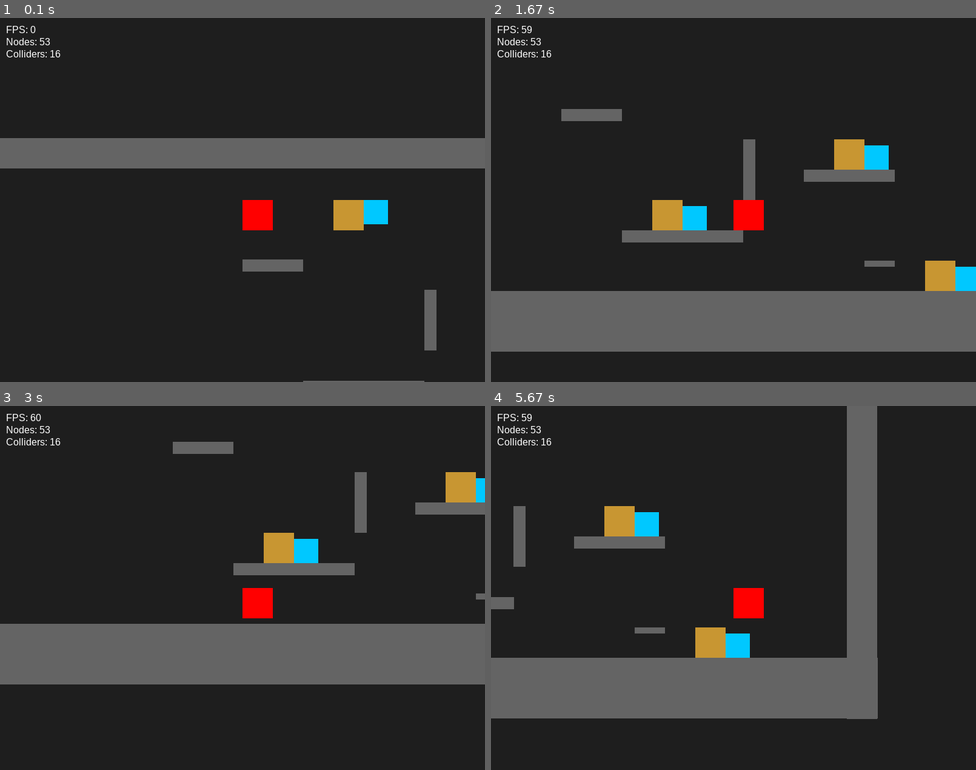
Above: before the commit, frames 1-4 (two rows, left to right).
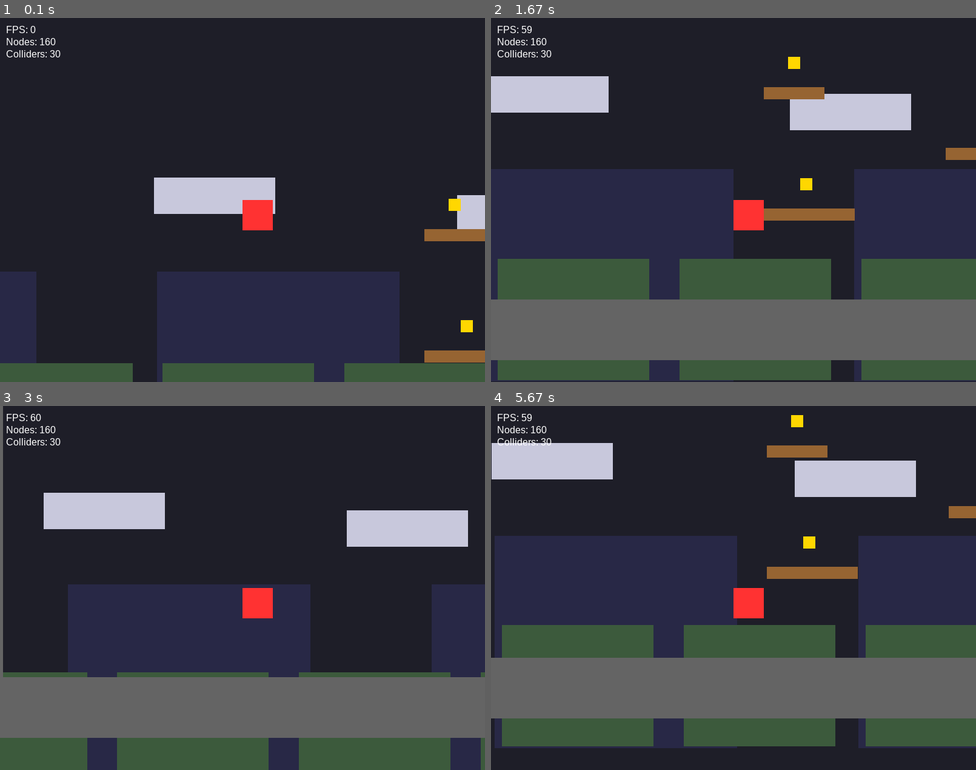
Above: after the commit, the same moments.

Repository: nalqit/py-engine
Game: pygame game, started from src/game/main.py
The game is run twice, just before and just after one commit, with the same random seed, the same clock (stepped at 60 frames per second) and the same inputs.
Inputs:
- Up to frame 1 (0.1 s): no input
- Up to frame 2 (1.67 s): hold Right 0.33-0.8 s; hold Up 0.83-1.13 s; hold Right 1.17-1.63 s
- Up to frame 3 (3 s): hold Left 1.67-2.2 s; hold Left 2.23-2.63 s; hold Up from 2.67 s (still down)
- Up to frame 4 (5.67 s): release Up at 3.03 s; hold Right 3.07-3.7 s; hold Left 3.73-4.2 s; hold Right 4.23-4.7 s; hold Up 4.73-5.03 s; hold Right 5.07-5.53 s; hold Left from 5.57 s (still down)

The runs differ from the first frame. In frame 1, 34% of the frame differs, in the area x 0-100%, y 5-100%; in frame 2, 46%; in frame 3, 53%, in the area x 0-100%, y 0-100%; in frame 4, 48%.

Commit message:
feat: Implement a comprehensive collision system, add player controller, FSM, particle effects, and parallax scrolling, and introduce a collectable coin entity.

Diff:
--- /dev/null
+++ b/src/engine/collision/area2d.py
@@ -0,0 +1,38 @@
+from src.engine.scene.node2d import Node2D
+from src.engine.collision.collider2d import Collider2D
+
+class Area2D(Node2D):
+    """
+    A node for detection overlaps without physical response.
+    Triggers 'on_area_entered' and 'on_area_exited' signals.
+    """
+    def __init__(self, name, x, y, width, height):
+        super().__init__(name, x, y)
+        self.collider = Collider2D(name + "_AreaCol", 0, 0, width, height, is_static=False)
+        self.collider.is_trigger = True
+        self.collider.layer = "coin"
+        self.collider.mask = {"player"}
+        self.add_child(self.collider)
+
+        # We'll use these to track overlaps
+        self.overlapping_bodies = set()
+
+    def on_collision_enter(self, other):
+        body = other.parent
+        if body and body not in self.overlapping_bodies:
+            self.overlapping_bodies.add(body)
+            self.on_area_entered(body)
+
+    def on_collision_exit(self, other):
+        body = other.parent
+        if body in self.overlapping_bodies:
+            self.overlapping_bodies.remove(body)
+            self.on_area_exited(body)
+
+    def on_area_entered(self, body):
+        """Override this to handle detection."""
+        pass
+
+    def on_area_exited(self, body):
+        """Override this to handle detection stop."""
+        pass
--- a/src/engine/collision/collision_world.py
+++ b/src/engine/collision/collision_world.py
@@ -25,6 +25,7 @@
         """Update cache before children update."""
         self._refresh_collider_cache()
         self._refresh_rect_cache()
+        self.process_collisions()
         super().update(delta)
 
     def _refresh_collider_cache(self):
--- /dev/null
+++ b/src/engine/scene/parallax.py
@@ -0,0 +1,65 @@
+from src.engine.scene.node2d import Node2D
+
+class ParallaxBackground(Node2D):
+    """
+    A container for ParallaxLayer nodes.
+    Simplifies management of multiple parallax layers.
+    """
+    def __init__(self, name="ParallaxBackground"):
+        super().__init__(name, 0, 0)
+
+class ParallaxLayer(Node2D):
+    """
+    A layer that moves at a fraction of the camera's speed.
+    """
+    def __init__(self, name, parallax_factor=(1.0, 1.0)):
+        """
+        parallax_factor: (x_factor, y_factor).
+        0.0 means it moves with the camera (stationary background).
+        1.0 means it moves 1:1 with the camera (foreground).
+        Values < 1.0 create depth.
+        """
+        super().__init__(name, 0, 0)
+        self.parallax_factor_x = parallax_factor[0]
+        self.parallax_factor_y = parallax_factor[1]
+        self.base_offset_x = 0
+        self.base_offset_y = 0
+
+    def update(self, delta: float):
+        # We need to know where the camera is.
+        # In this engine, Node2D.camera might be used or we can find it in the tree.
+        # Looking at main.py, Node2D.camera = player (which is a bit weird as a variable name)
+        # but Camera2D is also a node.
+
+        # In Camera2D, local_x/y is used to offset the world.
+        # However, Camera2D logic in main.py:
+        # camera.follow(player)
+        # Node2D.camera = player? Wait, main.py L117: Node2D.camera = player
+        # And Camera2D L14: target_x = tx - 400
+
+        # Let's look for a Camera2D instance in the root.
+        root = self._get_root()
+        camera = root.get_node("Camera")
+
+        if camera:
+            # The ParallaxLayer should shift its position based on camera position
+            # layer_pos = camera_pos * (1 - factor)
+            # This makes 0.0 factor move at 100% camera speed (relative to world),
+            # appearing stationary on screen if offset is 0.
+            # Actually, standard parallax:
+            # layer_x = camera_x * parallax_factor
+
+            # Since objects are rendered as: screen_pos = world_pos - camera_pos
+            # screen_pos = (base_pos + camera_x * factor) - camera_x
+            # screen_pos = base_pos + camera_x * (factor - 1)
+
+            self.local_x = self.base_offset_x + camera.local_x * (1 - self.parallax_factor_x)
+            self.local_y = self.base_offset_y + camera.local_y * (1 - self.parallax_factor_y)
+
+        super().update(delta)
+
+    def _get_root(self):
+        root = self
+        while root.parent:
+            root = root.parent
+        return root
--- /dev/null
+++ b/src/engine/scene/particles.py
@@ -0,0 +1,94 @@
+import pygame
+import random
+from src.engine.scene.node2d import Node2D
+
+class Particle:
+    def __init__(self, x, y, vx, vy, lifetime, color):
+        self.x = x
+        self.y = y
+        self.vx = vx
+        self.vy = vy
+        self.initial_lifetime = lifetime
+        self.lifetime = lifetime
+        self.color = color
+
+    def update(self, delta, gravity):
+        self.vy += gravity * delta
+        self.x += self.vx * delta
+        self.y += self.vy * delta
+        self.lifetime -= delta
+
+    def is_dead(self):
+        return self.lifetime <= 0
+
+class ParticleEmitter2D(Node2D):
+    """
+    A simple particle emitter for "juice".
+    """
+    def __init__(self, name="ParticleEmitter"):
+        super().__init__(name, 0, 0)
+        self.particles = []
+        self.gravity = 200.0
+        self.active = True
+
+    def emit(self, x, y, count=10,
+             speed_range=(50, 150),
+             angle_range=(0, 360),
+             lifetime_range=(0.5, 1.0),
+             color=(200, 200, 200)):
+
+        import math
+        for _ in range(count):
+            angle = math.radians(random.uniform(*angle_range))
+            speed = random.uniform(*speed_range)
+            vx = math.cos(angle) * speed
+            vy = math.sin(angle) * speed
+            lifetime = random.uniform(*lifetime_range)
+
+            self.particles.append(Particle(x, y, vx, vy, lifetime, color))
+
+    def update(self, delta: float):
+        if not self.active:
+            return
+
+        # Update and filter dead particles
+        for p in self.particles:
+            p.update(delta, self.gravity)
+
+        self.particles = [p for p in self.particles if not p.is_dead()]
+
+        super().update(delta)
+
+    def render(self, surface):
+        # We need to render particles in screen space
+        # Camera is usually set as a static variable on Node2D or we find it
+        root = self._get_root()
+        camera = root.get_node("Camera")
+        cam_x, cam_y = (camera.local_x, camera.local_y) if camera else (0, 0)
+
+        for p in self.particles:
+            alpha = int((p.lifetime / p.initial_lifetime) * 255)
+            # Use a slightly complex color to respect alpha if needed,
+            # but pygame.draw.circle is simpler
+            # We skip real alpha for performance/simplicity in this demo
+            color = self._adjust_color_alpha(p.color, alpha)
+
+            screen_x = p.x - cam_x
+            screen_y = p.y - cam_y
+
+            size = max(1, int(3 * (p.lifetime / p.initial_lifetime)))
+            pygame.draw.circle(surface, color, (int(screen_x), int(screen_y)), size)
+
+        super().render(surface)
+
+    def _adjust_color_alpha(self, color, alpha):
+        # Pygame colors can be (R, G, B) or (R, G, B, A)
+        # But draw.circle with alpha requires a surface or special handling.
+        # We'll just return the RGB for now to keep it simple and fast.
+        return color
+
+    def _get_root(self):
+        root = self
+        while root.parent:
+            root = root.parent
+        return root
--- /dev/null
+++ b/src/game/entities/coin.py
@@ -0,0 +1,28 @@
+import pygame
+from src.engine.collision.area2d import Area2D
+from src.engine.scene.rectangle_node import RectangleNode
+
+class Coin(Area2D):
+    """
+    A simple collectable coin.
+    """
+    def __init__(self, name, x, y):
+        super().__init__(name, x, y, 20, 20)
+        self.vis = RectangleNode(name + "_Vis", 0, 0, 20, 20, (255, 215, 0)) # Gold color
+        self.add_child(self.vis)
+        self.collected = False
+
+    def on_area_entered(self, body):
+        if self.collected:
+            return
+
+        # Check if the body is the player
+        if body.name == "Player":
+            self.collect()
+
+    def collect(self):
+        self.collected = True
+        # Remove from parent to disappear
+        if self.parent:
+            self.parent.remove_child(self)
+        print(f"Coin {self.name} collected!")
--- a/src/game/entities/player.py
+++ b/src/game/entities/player.py
@@ -2,6 +2,7 @@
 from src.engine.physics.physics_body_2d import PhysicsBody2D
 from src.game.player_controller import PlayerController
 from src.game.player_fsm import PlayerStateMachine
+from src.engine.scene.particles import ParticleEmitter2D
 
 
 class Player(PhysicsBody2D):
@@ -13,6 +14,20 @@
         self.controller = PlayerController()
         self.state_machine = PlayerStateMachine(self)
 
+        # Add a particle emitter for jump/land effects
+        self.particles = ParticleEmitter2D("PlayerParticles")
+        self.add_child(self.particles)
+
+        self.score = 0
+
+    def jump_effect(self):
+        # Emit dust particles at the player's feet
+        gx, gy = self.get_global_position()
+        self.particles.emit(gx + 25, gy + 50, count=15,
+                            speed_range=(20, 80),
+                            angle_range=(200, 340), # Upwards-ish
+                            color=(150, 150, 150))
+
     def update(self, delta):
         # 1. Capture abstract input (Engine-Agnostic requirement)
         keys = pygame.key.get_pressed()
@@ -23,7 +38,13 @@
         }
 
         # 2. Update gameplay logic (Intentions: velocity changes, impulse)
+        old_vel_y = self.velocity_y
         self.controller.update(self, delta, input_state)
+
+        # Check for jump to trigger effect
+        # We check the controller's grounded state
+        if input_state["jump"] and self.controller.is_grounded and self.velocity_y < 0:
+             self.jump_effect()
 
         # 3. Proceed with physics integration (Position resolution, gravity)
         super().update(delta)
--- a/src/game/main.py
+++ b/src/game/main.py
@@ -10,12 +10,15 @@
 from src.engine.collision.collider2d import Collider2D
 from src.engine.collision.collision_world import CollisionWorld
 from src.engine.scene.camera2d import Camera2D
+from src.engine.scene.parallax import ParallaxBackground, ParallaxLayer
+from src.game.entities.coin import Coin
+import random
 
 
 def main():
     pygame.init()
     screen = pygame.display.set_mode((800, 600))
-    pygame.display.set_caption("PyEngine 2D - Level 3 Physics Test")
+    pygame.display.set_caption("PyEngine 2D - Showcase Level")
     clock = pygame.time.Clock()
 
     # Root
@@ -25,14 +28,39 @@
     collision_world = CollisionWorld("CollisionWorld")
     root.add_child(collision_world)
 
-    # Visual World
+    # ---------------- Parallax Background ----------------
+    parallax_bg = ParallaxBackground("Background")
+    root.add_child(parallax_bg)
+
+    # Layer 0: Distant Clouds (moves 5%)
+    clouds = ParallaxLayer("Clouds", parallax_factor=(0.05, 0.02))
+    parallax_bg.add_child(clouds)
+    for i in range(-5, 10):
+        c = RectangleNode(f"Cloud{i}", i * 500, random.randint(50, 150), 200, 60, (200, 200, 220))
+        clouds.add_child(c)
+
+    # Layer 1: Far Mountains (moves 15%)
+    mountains = ParallaxLayer("Mountains", parallax_factor=(0.15, 0.05))
+    parallax_bg.add_child(mountains)
+    for i in range(-5, 10):
+        m = RectangleNode(f"Mtn{i}", i * 600, 250, 400, 350, (40, 40, 70))
+        mountains.add_child(m)
+
+    # Layer 2: Mid Hills (moves 35%)
+    hills = ParallaxLayer("Hills", parallax_factor=(0.35, 0.1))
+    parallax_bg.add_child(hills)
+    for i in range(-10, 20):
+        h = RectangleNode(f"Hill{i}", i * 300, 400, 250, 200, (60, 90, 60))
+        hills.add_child(h)
+
+    # Visual World (The Ground Layer)
     visual_world = Node2D("VisualWorld")
     root.add_child(visual_world)
 
     # ---------------- Player ----------------
     player_col = Collider2D("PlayerCol", 0, 0, 50, 50)
     player_col.layer = "player"
-    player_col.mask = {"wall", "box", "npc"}
+    player_col.mask = {"wall", "box", "npc", "coin"}
 
     player = Player(
         "Player",
@@ -43,72 +71,62 @@
     visual_world.add_child(player)
     player.add_child(player_col)
 
-    player_vis = RectangleNode("PlayerVis", 0, 0, 50, 50, (255, 0, 0))
+    player_vis = RectangleNode("PlayerVis", 0, 0, 50, 50, (255, 50, 50))
     player.add_child(player_vis)
 
-    # ---------------- Walls & Platforms ----------------
-    def create_wall(name, x, y, w, h):
+    # ---------------- Walls & Entities Helper ----------------
+    def create_wall(name, x, y, w, h, color=(100, 100, 100)):
         wall = Node2D(name, x, y)
         visual_world.add_child(wall)
-
         col = Collider2D(name + "Col", 0, 0, w, h, is_static=True)
         col.layer = "wall"
         col.mask = {"player", "box", "npc"}
         wall.add_child(col)
-
-        vis = RectangleNode(name + "Vis", 0, 0, w, h, (100, 100, 100))
+        vis = RectangleNode(name + "Vis", 0, 0, w, h, color)
         wall.add_child(vis)
 
-    # Ground & Ceiling
-    create_wall("Floor", -1000, 500, 2000, 100)
-    create_wall("Ceiling", -1000, 0, 2000, 50)
+    # 1. THE START AREA
+    create_wall("Floor_Start", -500, 500, 1500, 100)
+    create_wall("Wall_LeftLimit", -500, -500, 50, 1000)
 
-    # Vertical walls
-    create_wall("LeftWall", -1000, 0, 50, 600)
-    create_wall("RightWall", 950, 0, 50, 600)
+    # 2. THE JUMP CHALLENGE (Floating Platforms)
+    create_wall("Plat_Jump1", 400, 350, 150, 20, (150, 100, 50))
+    visual_world.add_child(Coin("Coin1", 460, 300))
 
-    # Platforms
-    create_wall("Platform1", 200, 400, 200, 20)
-    create_wall("Platform2", 500, 300, 150, 20)
-    create_wall("Platform3", 100, 200, 100, 20)
+    create_wall("Plat_Jump2", 700, 250, 150, 20, (150, 100, 50))
+    visual_world.add_child(Coin("Coin2", 760, 200))
 
-    # Narrow obstacles
-    create_wall("ThinVert1", 400, 250, 20, 100)
-    create_wall("ThinHoriz1", 600, 450, 50, 10)
+    create_wall("Plat_Jump3", 400, 150, 100, 20, (150, 100, 50))
+    visual_world.add_child(Coin("Coin3", 440, 100))
 
-    # ---------------- NPCs ----------------
-    for i, pos_x in enumerate([300, 600, 750]):
+    # 3. PHYSICS PLAYGROUND (Boxes & Space)
+    create_wall("Floor_Physics", 1200, 450, 1000, 150, (80, 80, 80))
+    # Scatter some boxes
+    for i in range(5):
+        box_col = Collider2D(f"BoxCol{i}", 0, 0, 50, 50, is_static=False)
+        box_col.layer = "box"
+        box_col.mask = {"wall", "player", "npc", "box"}
+        box = Box(f"Box{i}", x=1300 + i*150, y=100, collider=box_col, collision_world=collision_world)
+        visual_world.add_child(box)
+        box.add_child(box_col)
+        box.add_child(RectangleNode(f"BoxVis{i}", 0, 0, 50, 50, (200, 150, 50)))
+        visual_world.add_child(Coin(f"BoxCoin{i}", 1320 + i*150, 400))
+
+    # 4. THE NPC VILLAGE
+    for i in range(3):
         npc_col = Collider2D(f"NPCCol{i}", 0, 0, 40, 40)
         npc_col.layer = "npc"
         npc_col.mask = {"wall", "player", "box"}
-
-        npc = NPC(
-            f"NPC{i}", x=pos_x, y=100,
-            collider=npc_col,
-            collision_world=collision_world,
-        )
+        npc = NPC(f"NPC{i}", x=1500 + i*250, y=350, collider=npc_col, collision_world=collision_world)
         visual_world.add_child(npc)
         npc.add_child(npc_col)
+        npc.add_child(RectangleNode(f"NPCVis{i}", 0, 0, 40, 40, (0, 200, 255)))
 
-        npc_vis = RectangleNode(f"NPCVis{i}", 0, 0, 40, 40, (0, 200, 255))
-        npc.add_child(npc_vis)
-
-    # ---------------- Boxes ----------------
-    for i, pos_x in enumerate([250, 550, 700]):
-        box_col = Collider2D(f"BoxCol{i}", 0, 0, 50, 50, is_static=False)
-        box_col.layer = "box"
-        box_col.mask = {"wall", "player", "npc", "box"}
-
-        box = Box(
-            f"Box{i}", x=pos_x, y=100,
-            collider=box_col,
-            collision_world=collision_world,
-        )
-        visual_world.add_child(box)
-        box.add_child(box_col)
-
-        box_vis = RectangleNode(f"BoxVis{i}", 0, 0, 50, 50, (200, 150, 50))
-        box.add_child(box_vis)
+    # 5. THE PIT & HIGH REWARD
+    create_wall("Floor_Far", 2500, 500, 500, 100)
+    create_wall("Plat_HighReward", 2600, 100, 200, 20, (255, 215, 0))
+    for i in range(5):
+        visual_world.add_child(Coin(f"SuperCoin{i}", 2620 + i*30, 50))
 
     # ---------------- Camera ----------------
     camera = Camera2D("Camera")
@@ -121,35 +139,29 @@
     root.add_child(hud)
 
     # ---------------- Main Loop ----------------
-    root.print_tree()
     running = True
     fixed_dt = 1/60.0
     accumulator = 0.0
 
     while running:
-        dt = clock.tick(60) / 1000.0  # Cap at 120fps for visuals, but physics is fixed
+        dt = clock.tick(60) / 1000.0
         accumulator += dt
 
-        # Events
         for event in pygame.event.get():
             if event.type == pygame.QUIT:
                 running = False
 
-        # Physics/Logic Steps (Fixed Timestep)
         while accumulator >= fixed_dt:
-            # 1. Update all global positions and transformation caches
             root.update_transforms()
-
-            # 2. Update logic nodes (which now use the cached transforms)
             root.update(fixed_dt)
-
             accumulator -= fixed_dt
 
-        # Draw
-        screen.fill((30, 30, 30))
+        screen.fill((30, 30, 40)) # Slightly bluer sky
         root.render(screen)
+        pygame.display.flip()
 
-        pygame.display.flip()
+    pygame.quit()
+    sys.exit()
 
     pygame.quit()
     sys.exit()
